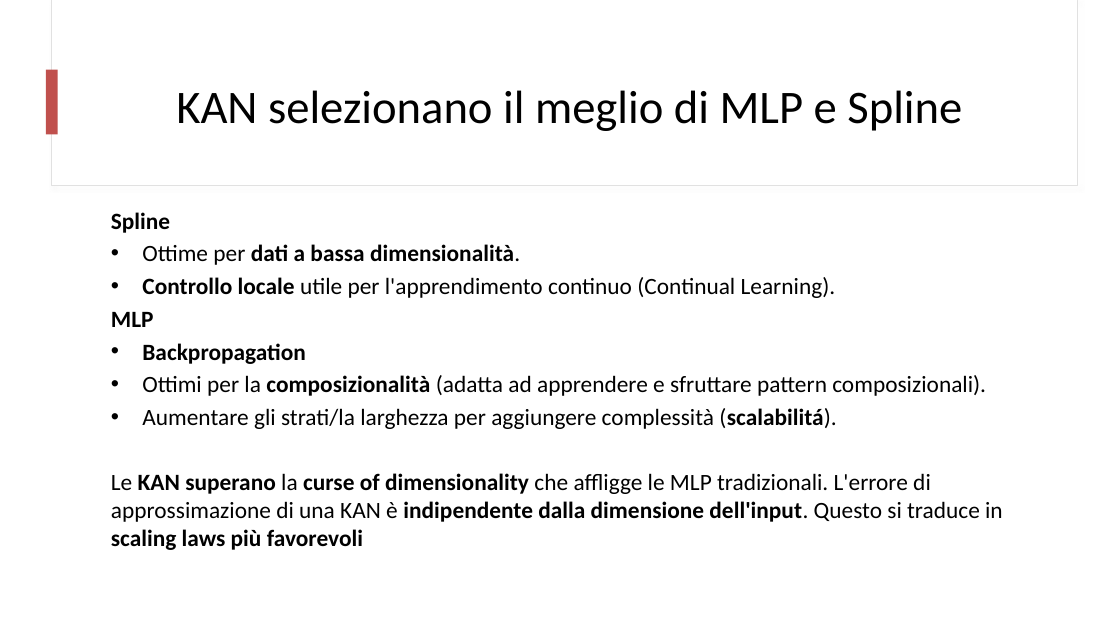
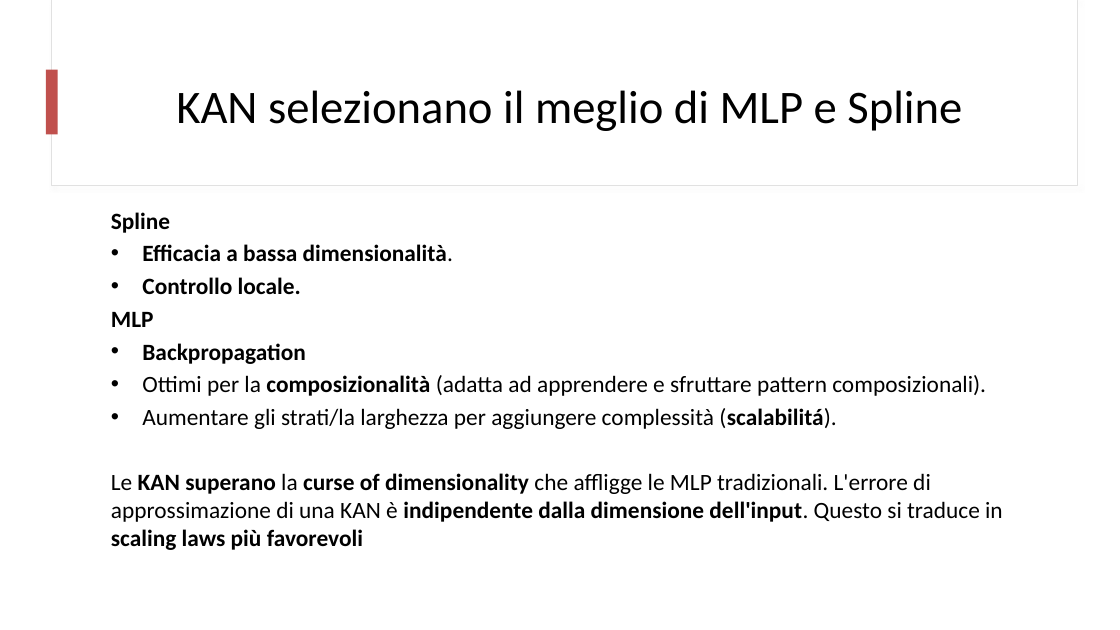
Before and after one commit to mtomas03/Thesis_Paper, a slide deck: slide 8 of Presentation.pptx. Drawn at 1120x630 pixels with LibreOffice and Linux fonts; fonts in the diff are those of the drawing. Boxes give left, top, right and bottom in pixels: in the first picture for what was removed or moved away, otherwise in the second. Text is boxed around its words. In the diff, an @@ line names an element or a change of style, - is before the commit and + after.

```diff
--- a/Presentation.pptx
+++ b/Presentation.pptx
@@ text at bbox=[142, 244, 453, 294]: text changed; bold on @@
-• Ottime per dati a bassa dimensionalità.
-• Controllo locale utile per l'apprendimento continuo (Continual Learning).
+• Efficacia a bassa dimensionalità.
+• Controllo locale.
```
Also in this commit, not shown: 3 other slides changed, 2 other files.
